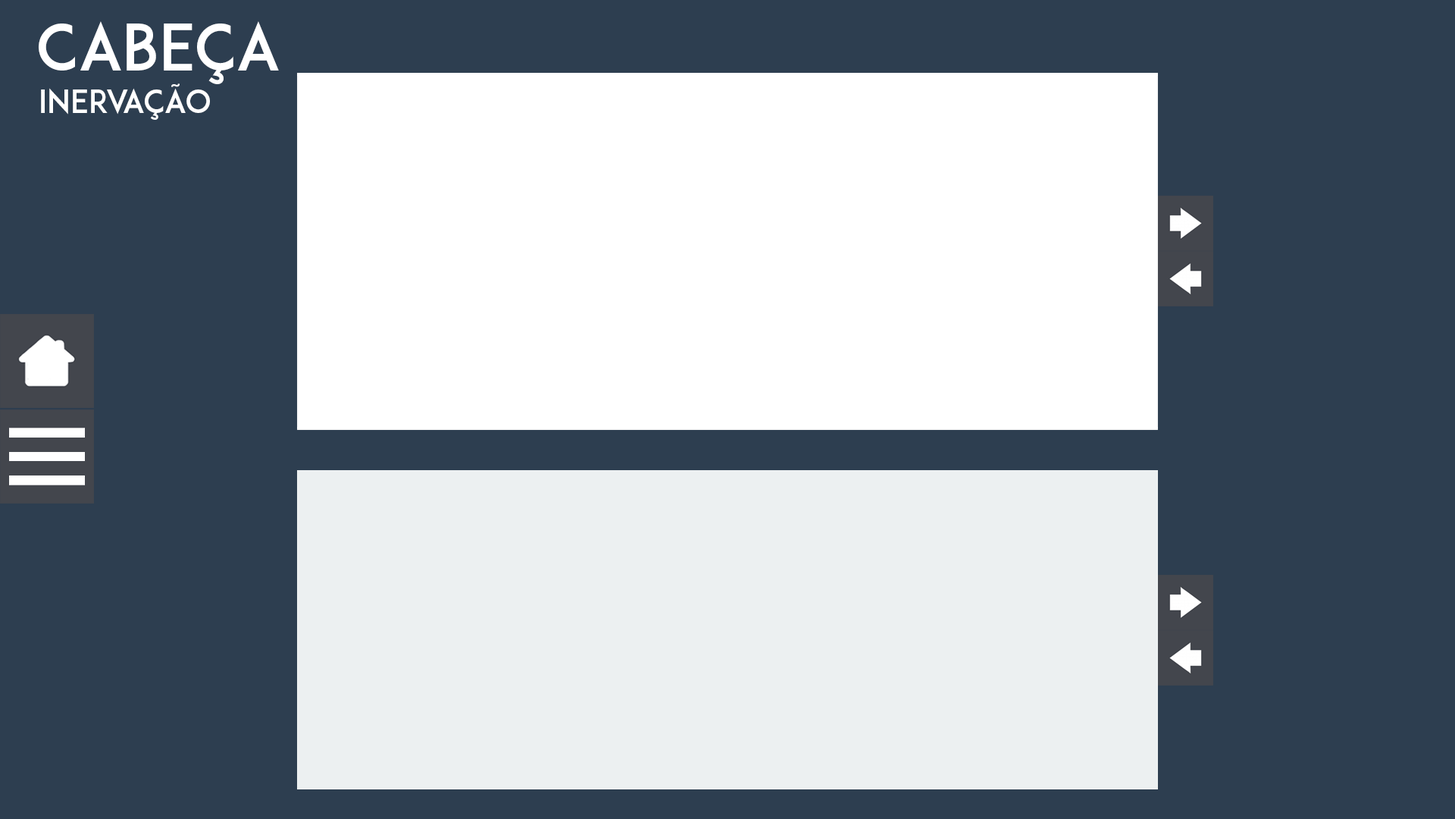
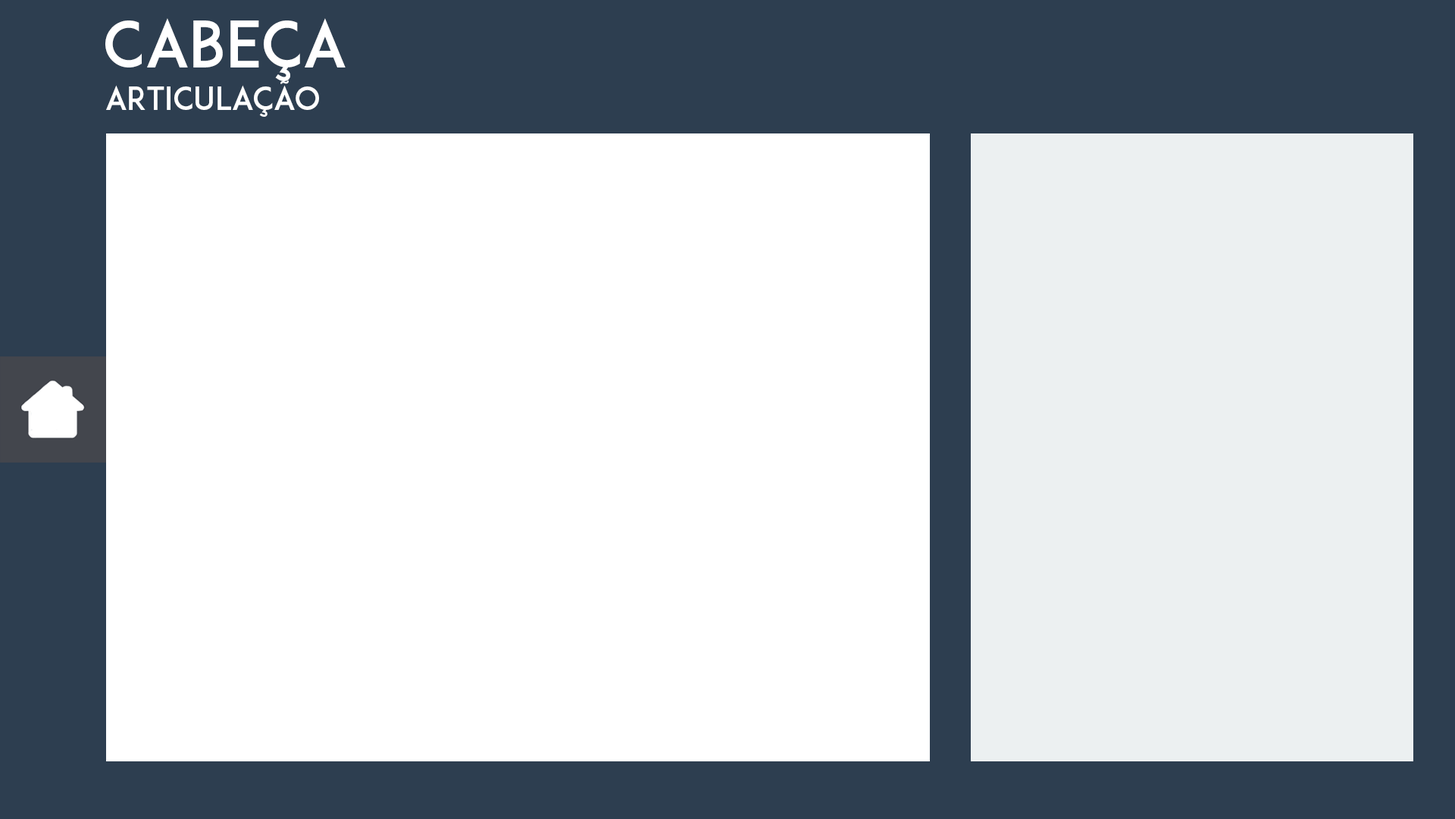
Comparing the layer stacks of the two (1455, 819) images. Changes:
showed group "layout 2" (21 layers) over [0, 18, 1414, 762]
renamed "inervação" to "articulação", painted on it over [106, 80, 320, 117]
painted on "Camada 11" over [199, 133, 834, 762]
hid group "Layout 1" (24 layers) over [0, 21, 1214, 790]
moved "Title cópia" into group "Layout 1" over [38, 21, 279, 120]
